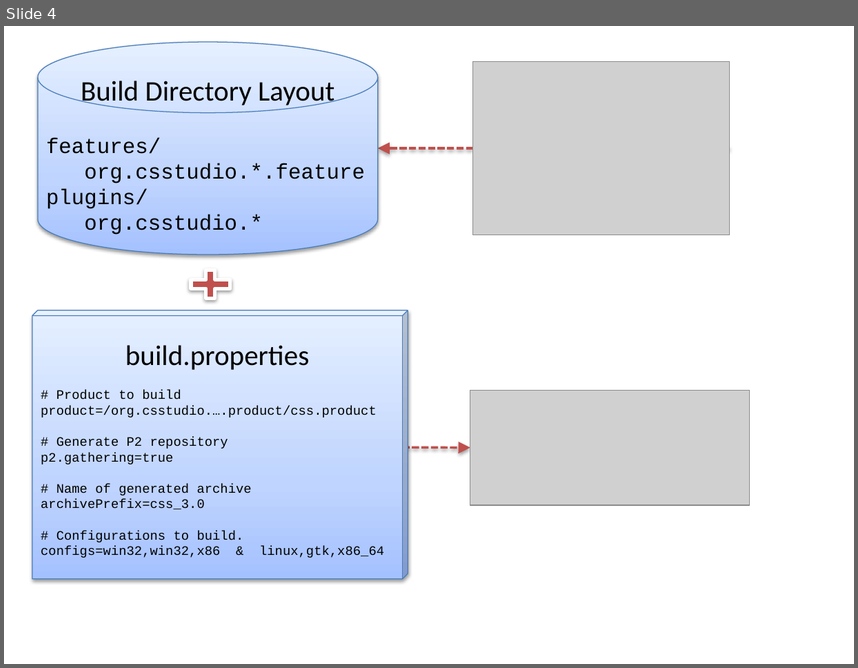
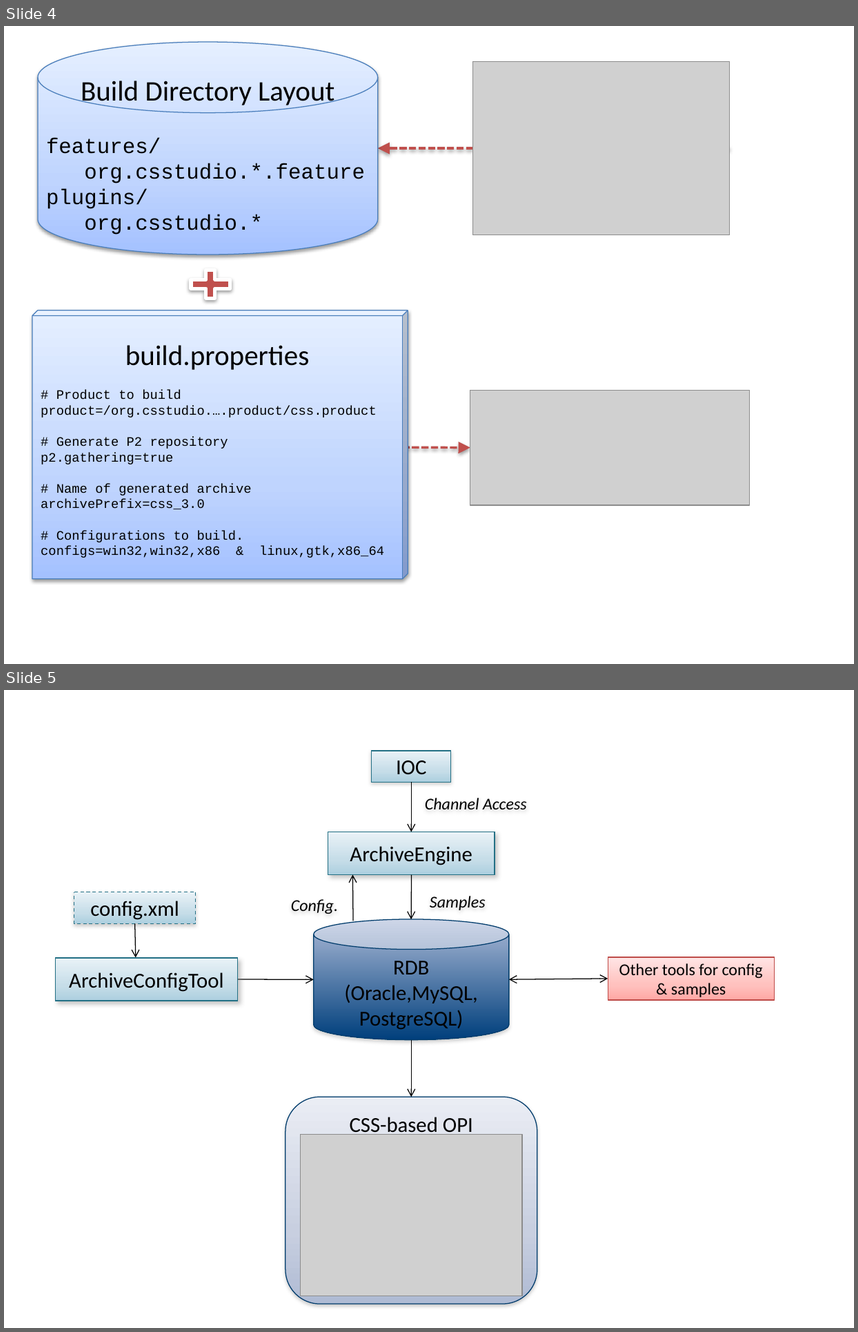
Before and after one commit to ControlSystemStudio/org.csstudio.docbook, a slide deck: src/slides.pptx. Shown one above the other, each under a label of ours: slide 4 before the commit, slides 4 and 5 after it. The pictures are 858x668 and 858x1332 pixels, drawn with LibreOffice and Linux fonts; fonts in the diff are those of the drawing; grey boxes stand for pictures. Boxes give left, top, right and bottom in pixels: in the first picture for what was removed or moved away, otherwise in the second. Text is boxed around its words. In the diff, an @@ line names an element or a change of style, - is before the commit and + after.

Commit message:
archive diagram update

```diff
--- a/src/slides.pptx
+++ b/src/slides.pptx
@@ slide 5 added at [4,690,854,1328], background #FFFFFF @@
@@ rectangle added at [371,750,450,782], fill gradient #E9F2F7 to #C6DDE8 to #ACCFDF, outline #237085 0.75 pt, 18 pt, text #000000 @@
+IOC
@@ arrow added from (411, 782) to (411, 832), #000000 0.75 pt @@
@@ text added at [425,798,527,810], 14 pt, text #000000, italic @@
+Channel Access
@@ rectangle added at [328,832,495,874], fill gradient #E9F2F7 to #C6DDE8 to #ACCFDF, outline #237085 0.75 pt, 18 pt, text #000000 @@
+ArchiveEngine
@@ arrow added from (353, 920) to (352, 874), #000000 0.75 pt @@
@@ arrow added from (411, 874) to (411, 920), #000000 0.75 pt @@
@@ rectangle added at [74,892,196,924], fill gradient #E9F2F7 to #C6DDE8 to #ACCFDF, outline #237085 0.75 pt dashed, 18 pt, text #000000 @@
+config.xml
@@ rectangle added at [413,885,502,917], 14 pt, text #000000, italic @@
+Samples
@@ text added at [291,899,338,914], 14 pt, text #000000, italic @@
+Config.
@@ arrow added from (135, 924) to (136, 958), #000000 0.75 pt @@
@@ cylinder added at [313,918,509,1039], fill gradient #ACBAD7 to #003F7C, outline #003C6C 0.75 pt, 18 pt, text #000000 @@
+RDB
+(Oracle,MySQL,
+PostgreSQL)
@@ rectangle added at [55,958,238,1000], fill gradient #E9F2F7 to #C6DDE8 to #ACCFDF, outline #237085 0.75 pt, 18 pt, text #000000 @@
+ArchiveConfigTool
@@ rectangle added at [608,957,774,999], fill gradient #FFA6A5 to #FFC0BF to #FFE7E7, outline #BF4C48 0.75 pt, 14 pt, text #000000 @@
+Other tools for config & samples
@@ arrow added from (238, 979) to (313, 979), #000000 0.75 pt @@
@@ double arrow added from (608, 978) to (509, 979), #000000 0.75 pt @@
@@ arrow added from (411, 1039) to (411, 1096), #000000 0.75 pt @@
@@ rounded rectangle added at [286,1096,537,1303], fill gradient #EAEDF4 to #C8CFE0 to #AFBBD4, outline #003C6C 0.75 pt, 18 pt, text #000000 @@
+CSS-based OPI
@@ picture added at [301,1134,523,1295] @@
```
Also in this commit, not shown: 1 other file.
